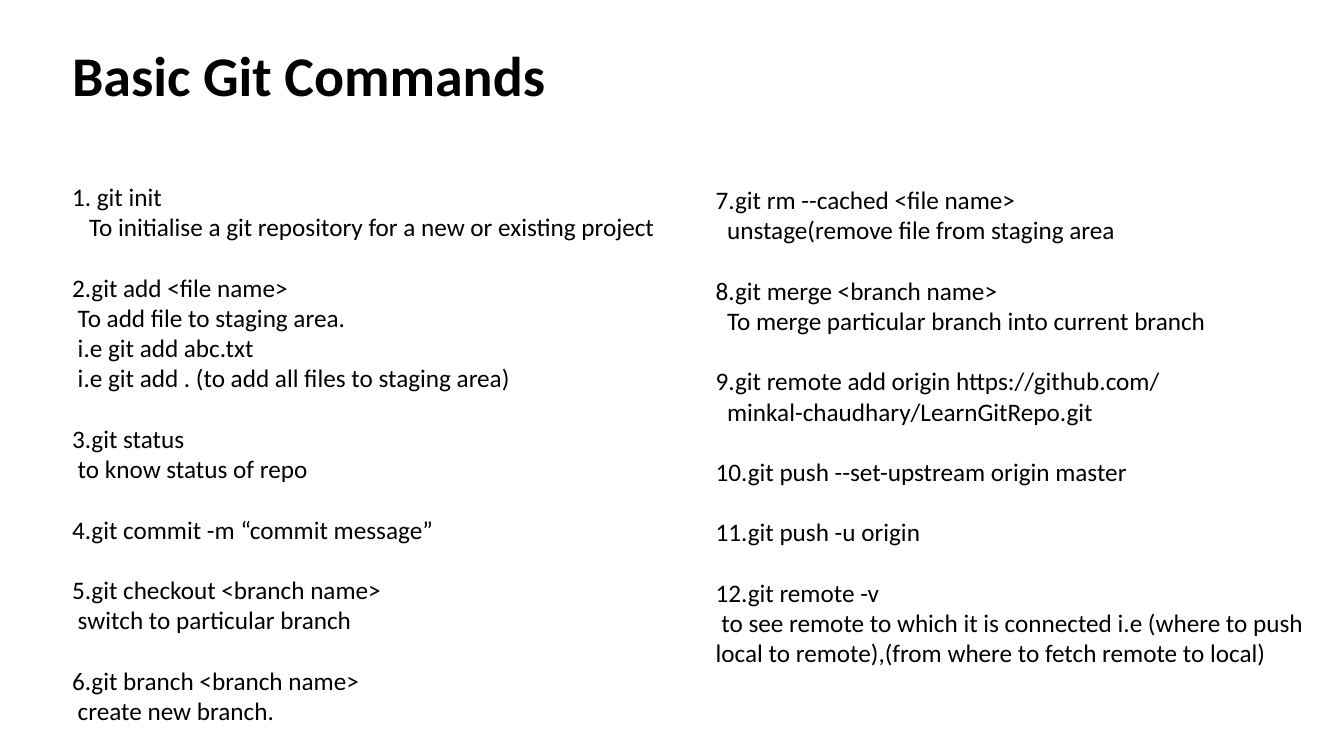
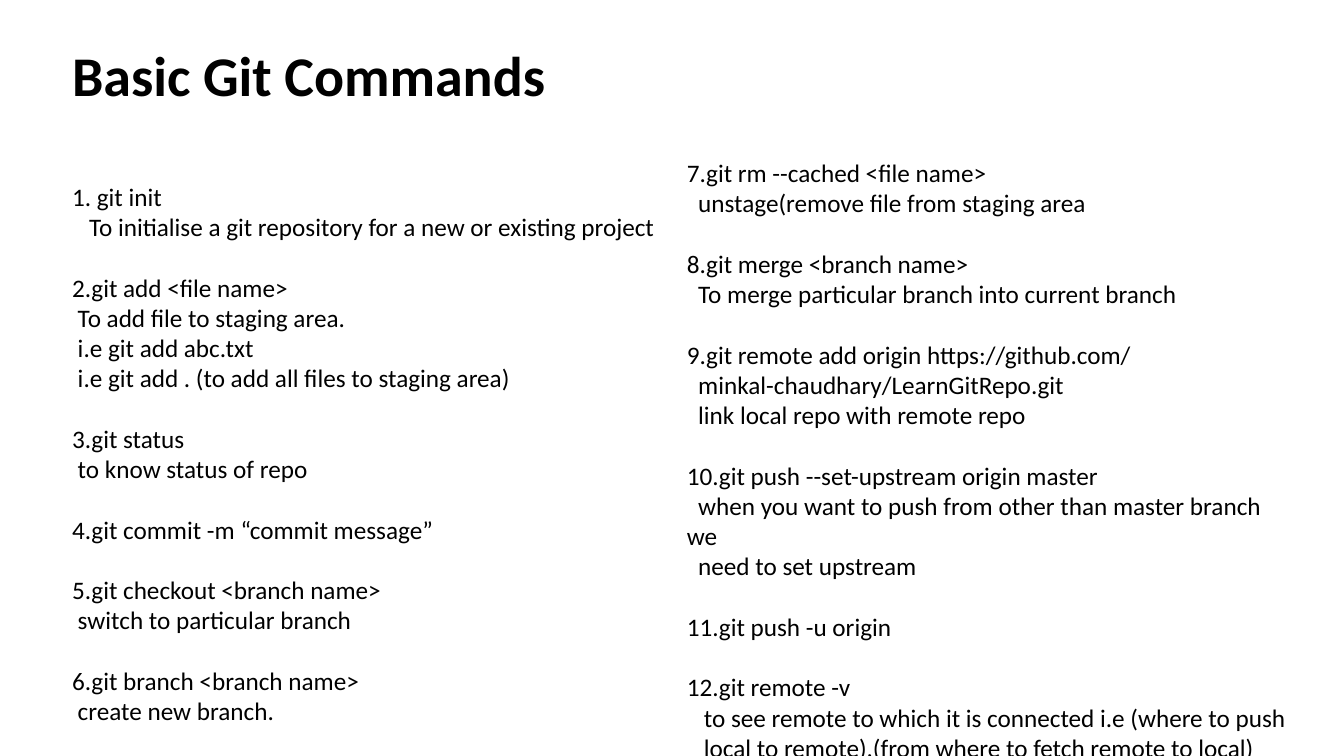
Before and after one commit to minkal-chaudhary/LearnGitRepo, a slide deck: slide 2 of ppt.pptx. Drawn at 1344x756 pixels with LibreOffice and Linux fonts; fonts in the diff are those of the drawing. Boxes give left, top, right and bottom in pixels: in the first picture for what was removed or moved away, otherwise in the second. Text is boxed around its words. In the diff, an @@ line names an element or a change of style, - is before the commit and + after.

Commit message:
final commit

```diff
--- a/ppt.pptx
+++ b/ppt.pptx
@@ text "7.git rm --cached <file name>": place and size @@
-text "7.git rm --cached <file name>" at (716,191,1303,666)
+text "7.git rm --cached <file name>" at (687,164,1286,731)
@@ text at (698,406,1025,428): paragraph added @@
+link local repo with remote repo
@@ text at (687,497,1261,579): paragraphs added @@
+when you want to push from other than master branch we
+need to set upstream
```
